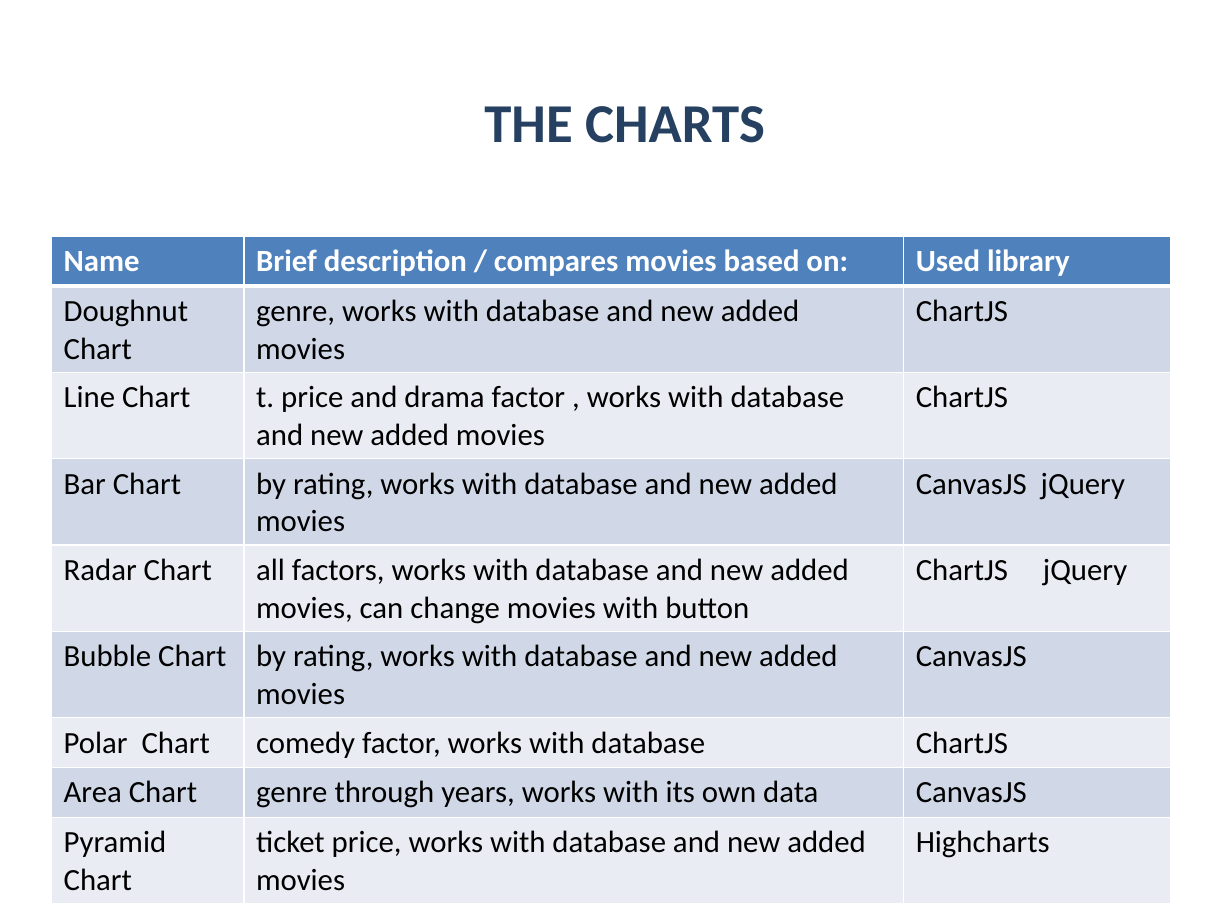
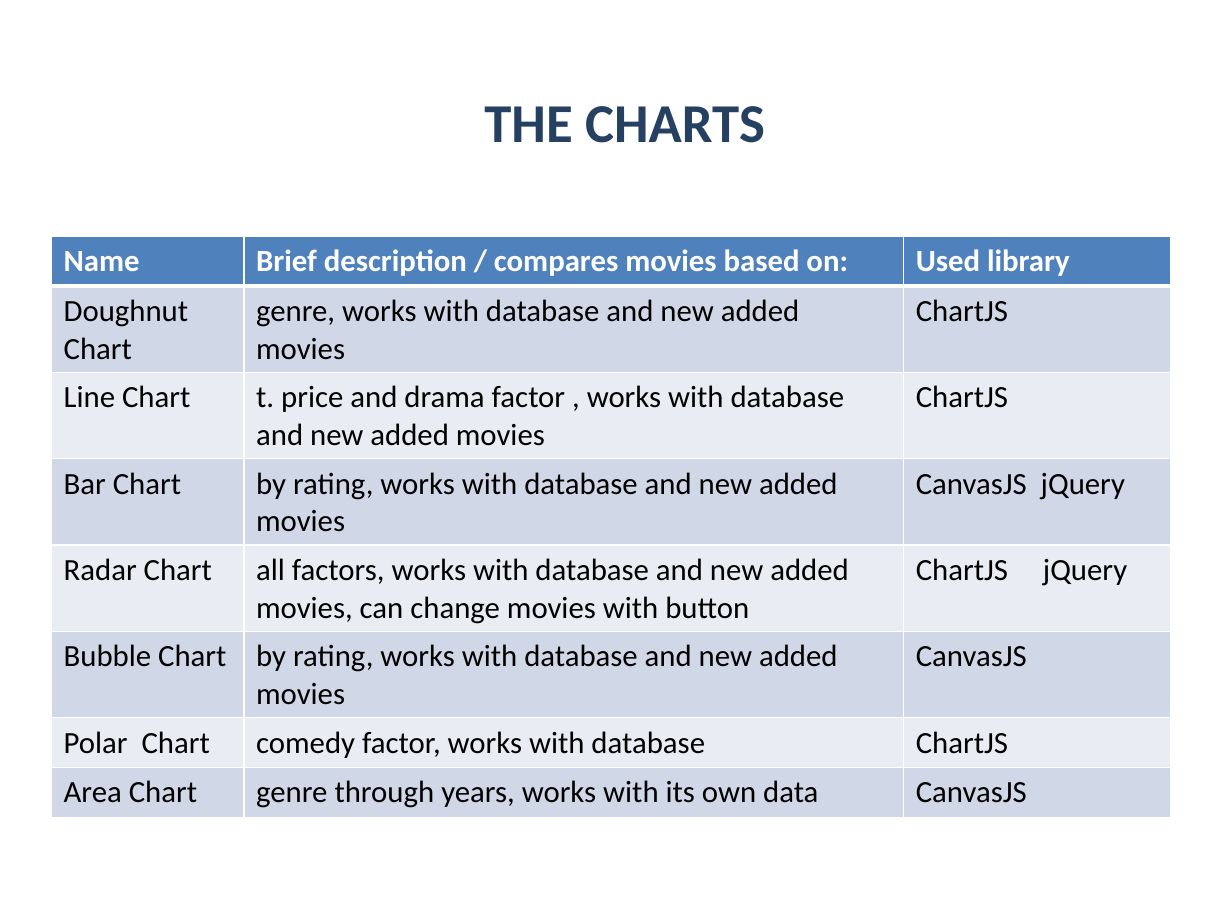
Before and after one commit to Acrelion/JS-Teamwork-Mandarine, a slide deck: slide 5 of Project Documentation/Presentation Mandarine.pptx. Drawn at 1232x924 pixels with LibreOffice and Linux fonts; fonts in the diff are those of the drawing; background and template pictures are left out. Boxes give left, top, right and bottom in pixels: in the first picture for what was removed or moved away, otherwise in the second. Text is boxed around its words. In the diff, an @@ line names an element or a change of style, - is before the commit and + after.

```diff
--- a/Project Documentation/Presentation Mandarine.pptx
+++ b/Project Documentation/Presentation Mandarine.pptx
@@ table at box(52, 237, 1170, 818) @@
-row 9: Pyramid / Chart | ticket price, works with database and new added movies | Highcharts
```
Also in this commit, not shown: 1 other slide changed.
